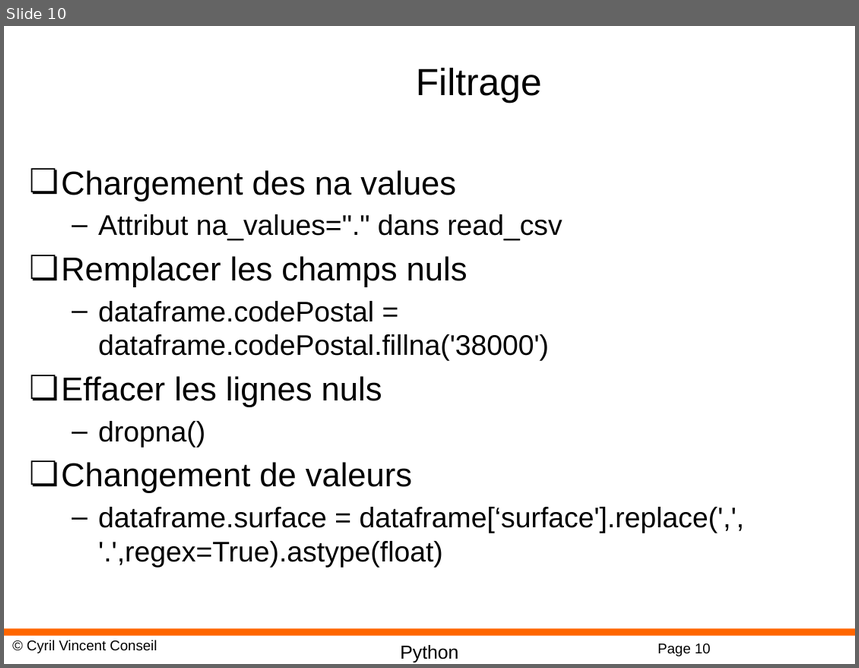
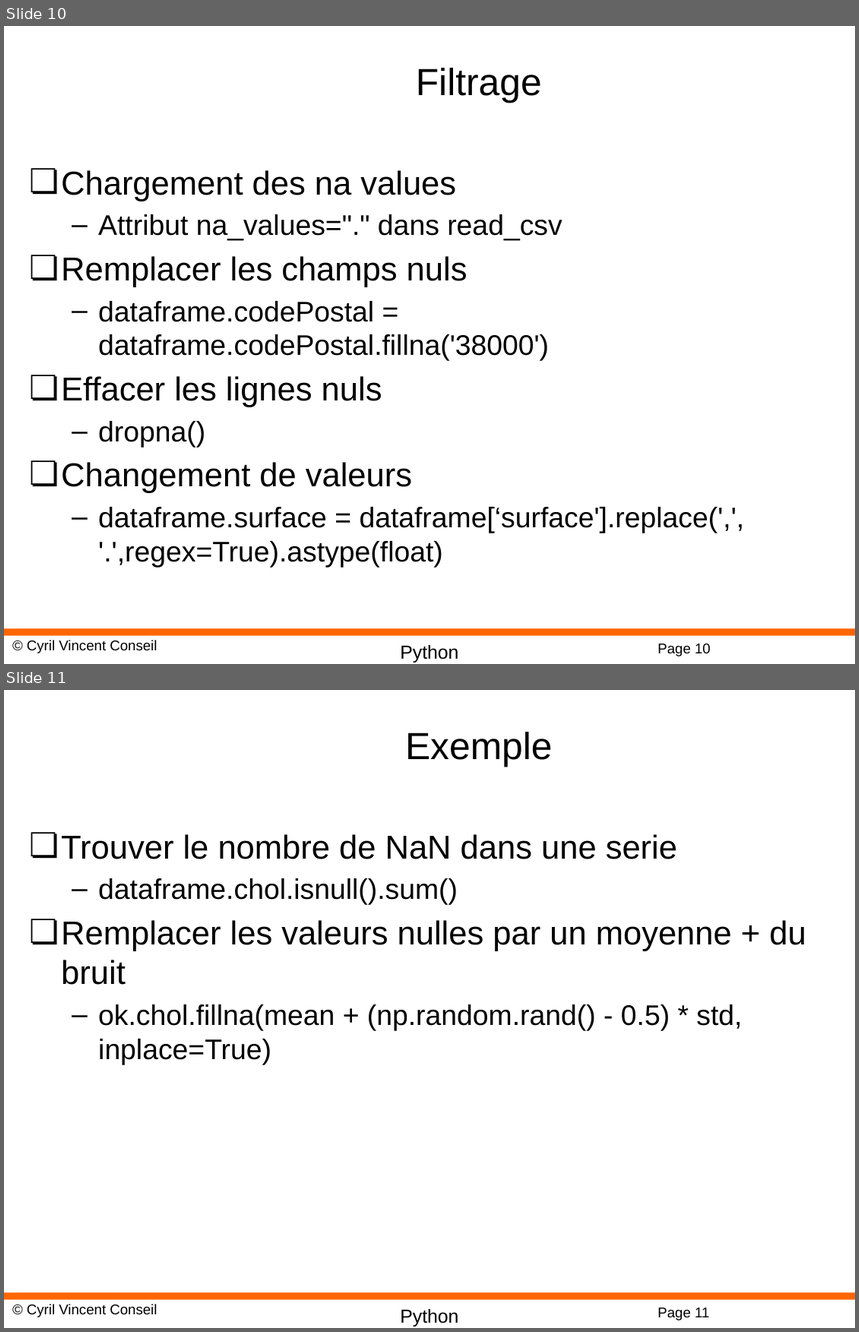
Before and after one commit to cyrilvincent/math, a slide deck: ppt/PythonMath11-Pandas.pptx. Shown one above the other, each under a label of ours: slide 10 before the commit, slides 10 and 11 after it. The pictures are 859x668 and 859x1332 pixels, drawn with LibreOffice and Linux fonts; fonts in the diff are those of the drawing; background and template pictures are left out. Boxes give left, top, right and bottom in pixels: in the first picture for what was removed or moved away, otherwise in the second. Text is boxed around its words. In the diff, an @@ line names an element or a change of style, - is before the commit and + after.

```diff
--- a/ppt/PythonMath11-Pandas.pptx
+++ b/ppt/PythonMath11-Pandas.pptx
@@ slide 11 added at <box>4,690,855,1328</box>, background #FFFFFF; not listed: 4 template elements that a slide beside it also shows @@
@@ title added at <box>405,732,553,767</box>, 32 pt, text #000000 @@
+Exemple
@@ text added at <box>61,834,806,1065</box>, 24 pt, text #000000 @@
+❏ Trouver le nombre de NaN dans une serie
+  – dataframe.chol.isnull().sum()
+❏ Remplacer les valeurs nulles par un moyenne + du bruit
+  – ok.chol.fillna(mean + (np.random.rand() - 0.5) * std, inplace=True)
```
Also in this commit, not shown: 1 other file.
